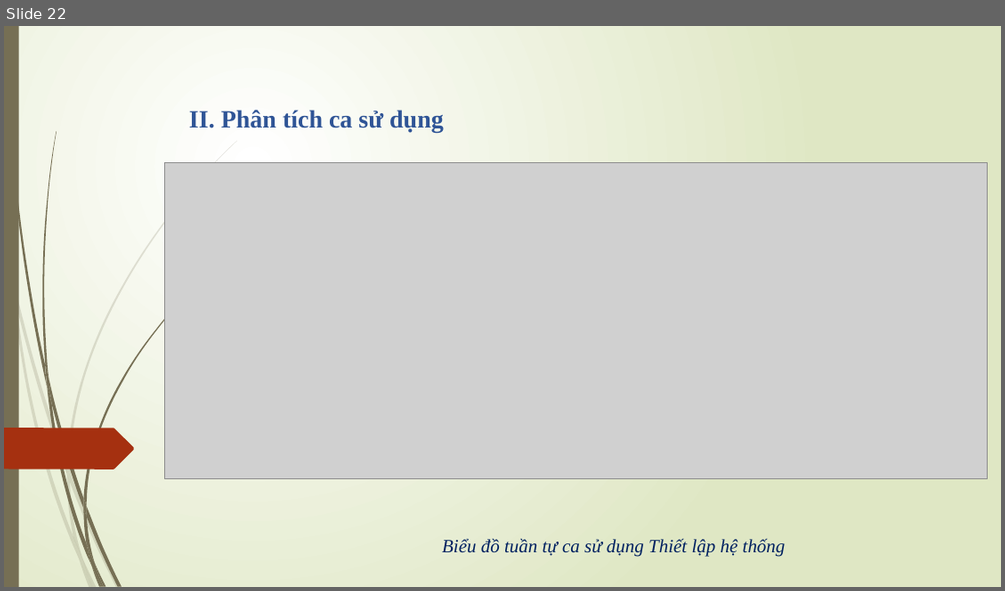
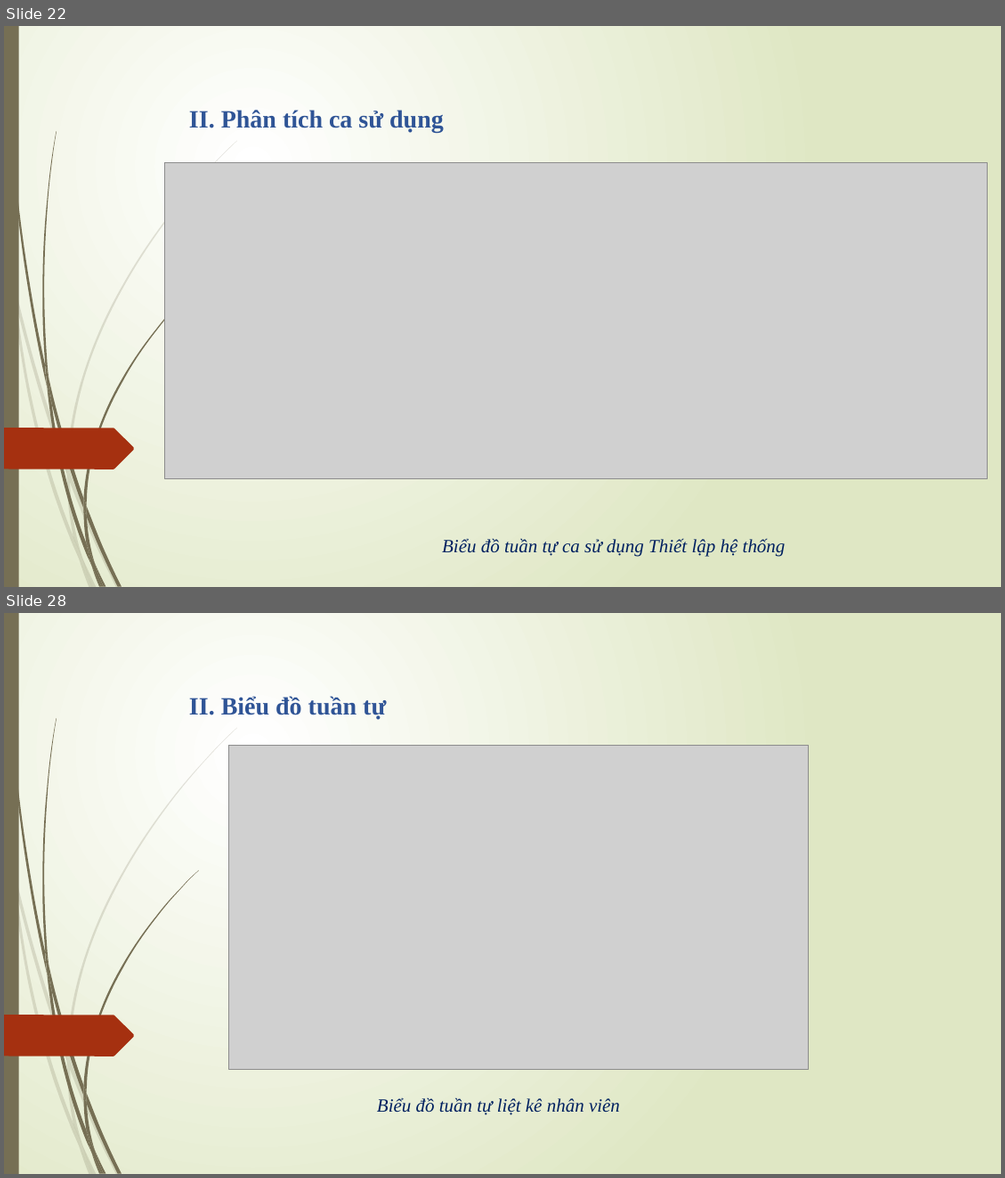
Before and after one commit to hungnp57/du_an_2016, a slide deck: duan.pptx. Shown one above the other, each under a label of ours: slide 22 before the commit, slides 22 and 28 after it; the slides between them are not shown. The pictures are 1005x591 and 1005x1178 pixels, drawn with LibreOffice and Linux fonts; fonts in the diff are those of the drawing; grey boxes stand for pictures. Boxes give left, top, right and bottom in pixels: in the first picture for what was removed or moved away, otherwise in the second. Text is boxed around its words. In the diff, an @@ line names an element or a change of style, - is before the commit and + after.

```diff
--- a/duan.pptx
+++ b/duan.pptx
@@ slide 28 added at (4,613,1001,1174), background gradient #FFFFFF to #DFE8C4; not listed: 24 template elements that a slide beside it also shows @@
@@ text added at (189,696,386,719), 24 pt, text #2F5496, bold @@
+II. Biểu đồ tuần tự
@@ picture added at (229,745,809,1069) @@
@@ text added at (377,1097,620,1115), 18 pt, text #002060, italic @@
+Biểu đồ tuần tự liệt kê nhân viên
```
Also in this commit, not shown: 9 other slides added, 13 other files.
